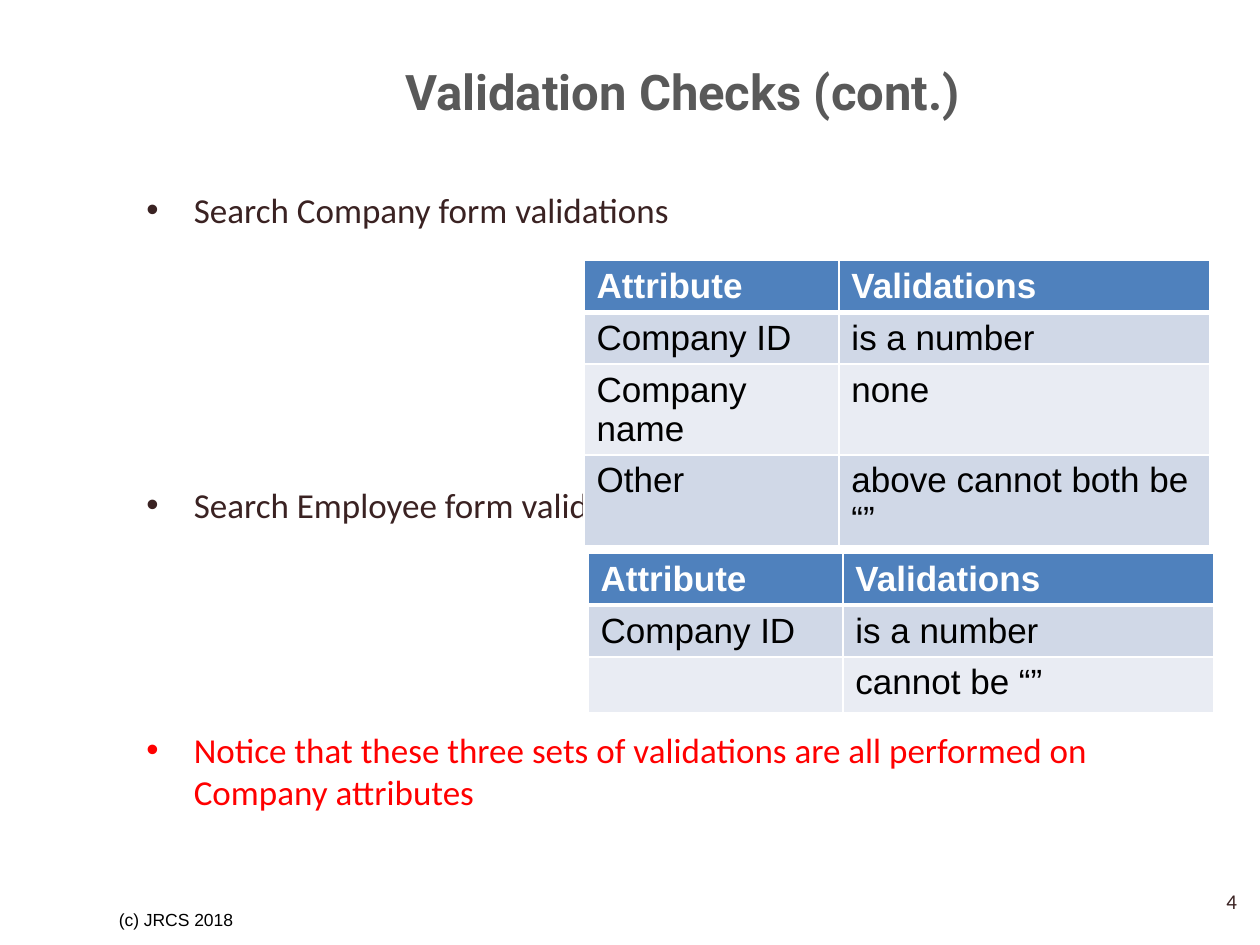
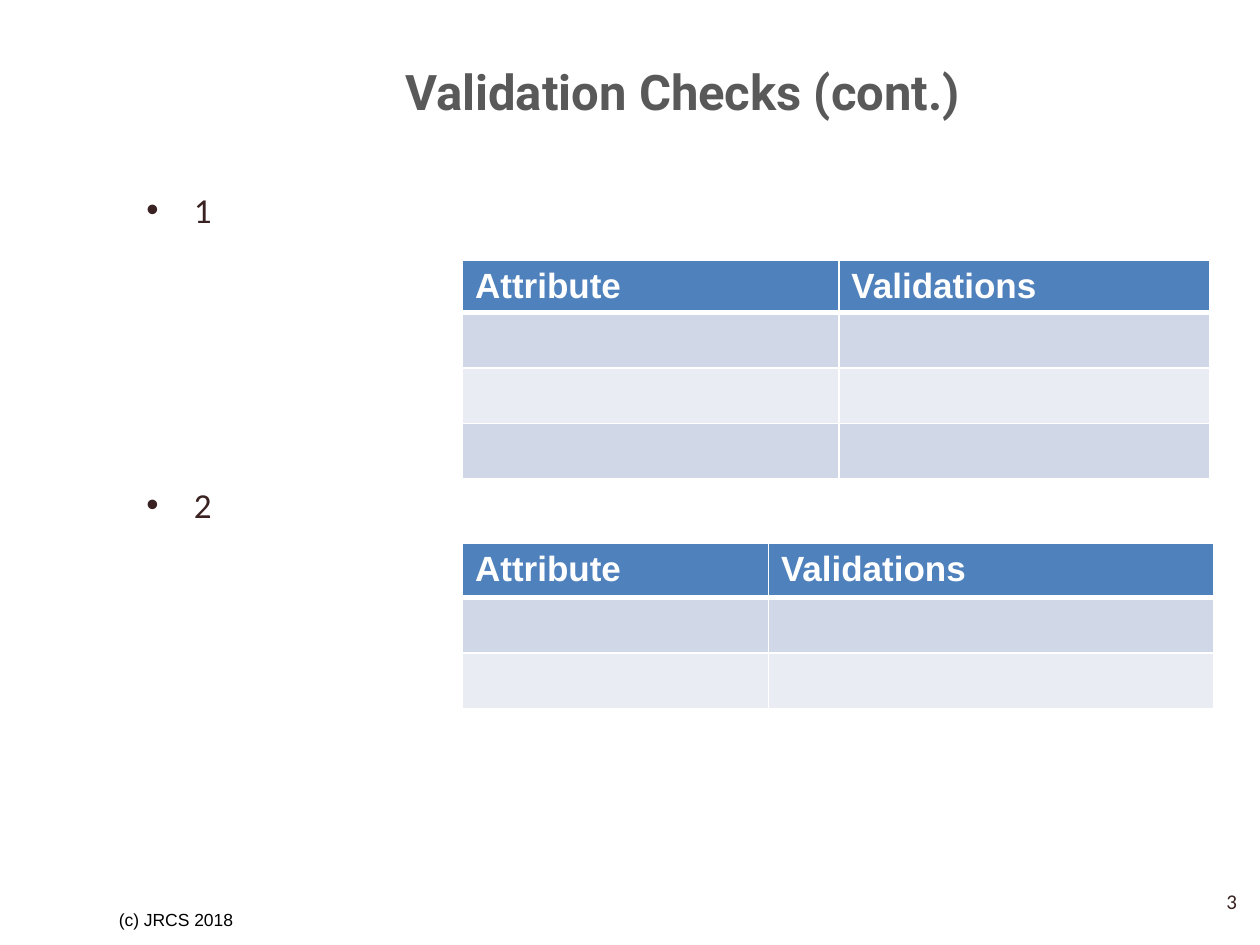
Before and after one commit to SrihariShastry/UTA_Parking, a slide deck: slide 3 of Project_Analysis_Team_3/Validation Checks and Rules Tables.pptx (slide 4 before the commit). Drawn at 1260x945 pixels with LibreOffice and Linux fonts; fonts in the diff are those of the drawing; background and template pictures are left out. Boxes give left, top, right and bottom in pixels: in the first picture for what was removed or moved away, otherwise in the second. Text is boxed around its words. In the diff, an @@ line names an element or a change of style, - is before the commit and + after.

```diff
--- a/Project_Analysis_Team_3/Validation Checks and Rules Tables.pptx
+++ b/Project_Analysis_Team_3/Validation Checks and Rules Tables.pptx
@@ text at bbox=[194, 200, 212, 518]: text changed; text colour #FF0000 to #3A2222 @@
-• Search Company form validations
-• Search Employee form validations
-• Notice that these three sets of validations are all performed on Company attributes
+• 1
+• 2
@@ table at bbox=[462, 261, 1211, 465] @@
-row 2, column 1: Company ID
+row 2, column 1: 
-row 2, column 2: is a number
+row 2, column 2: 
-row 3, column 1: Company name
+row 3, column 1: 
-row 3, column 2: none
+row 3, column 2: 
-row 4, column 1: Other
+row 4, column 1: 
-row 4, column 2: above cannot both be “”
+row 4, column 2: 
@@ table: place and size @@
-table at bbox=[585, 261, 1211, 497]
+table at bbox=[462, 261, 1211, 465]
@@ table at bbox=[462, 543, 1215, 707] @@
-row 2, column 1: Company ID
+row 2, column 1: 
-row 2, column 2: is a number
+row 2, column 2: 
-row 3, column 2: cannot be “”
+row 3, column 2: 
@@ table: place and size @@
-table at bbox=[588, 553, 1215, 707]
+table at bbox=[462, 543, 1215, 707]
@@ page number at bbox=[1226, 895, 1237, 909]: text changed @@
-4
+3
```
Also in this commit, not shown: 13 slides added, 2 slides removed, 4 other files.
